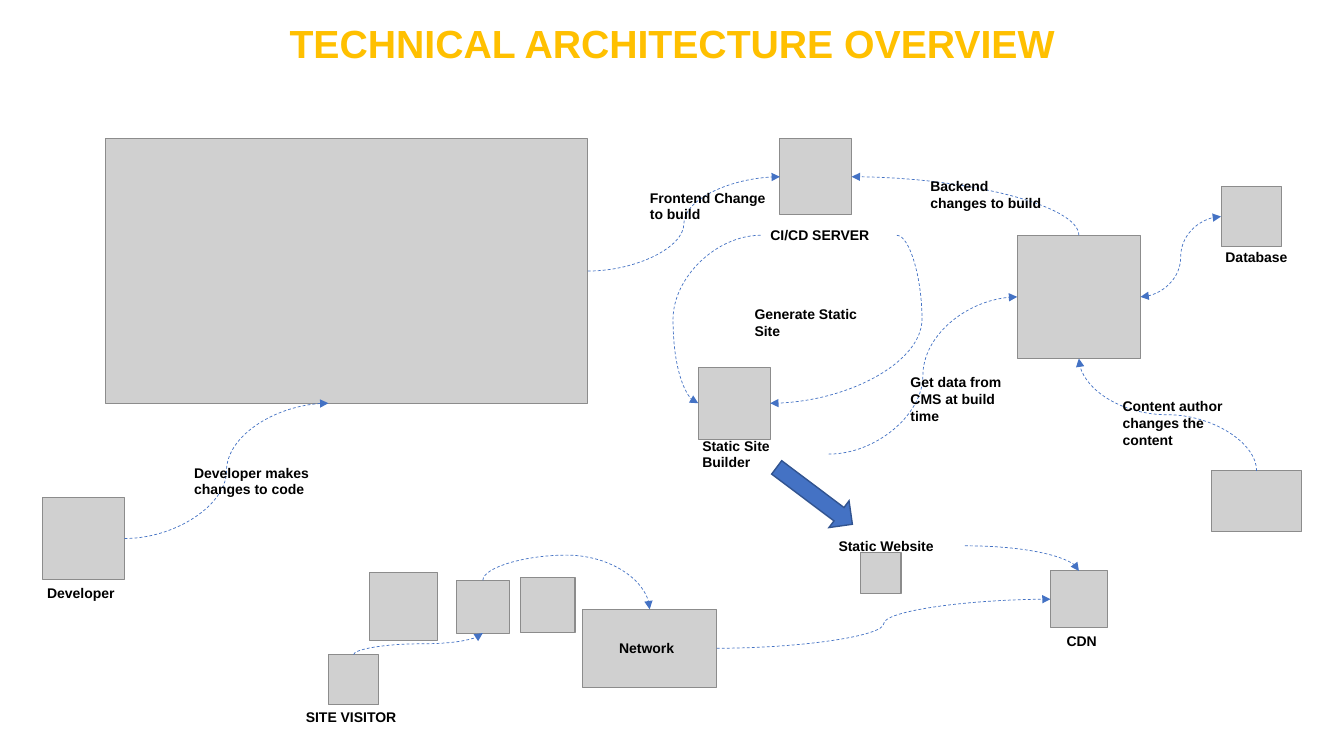
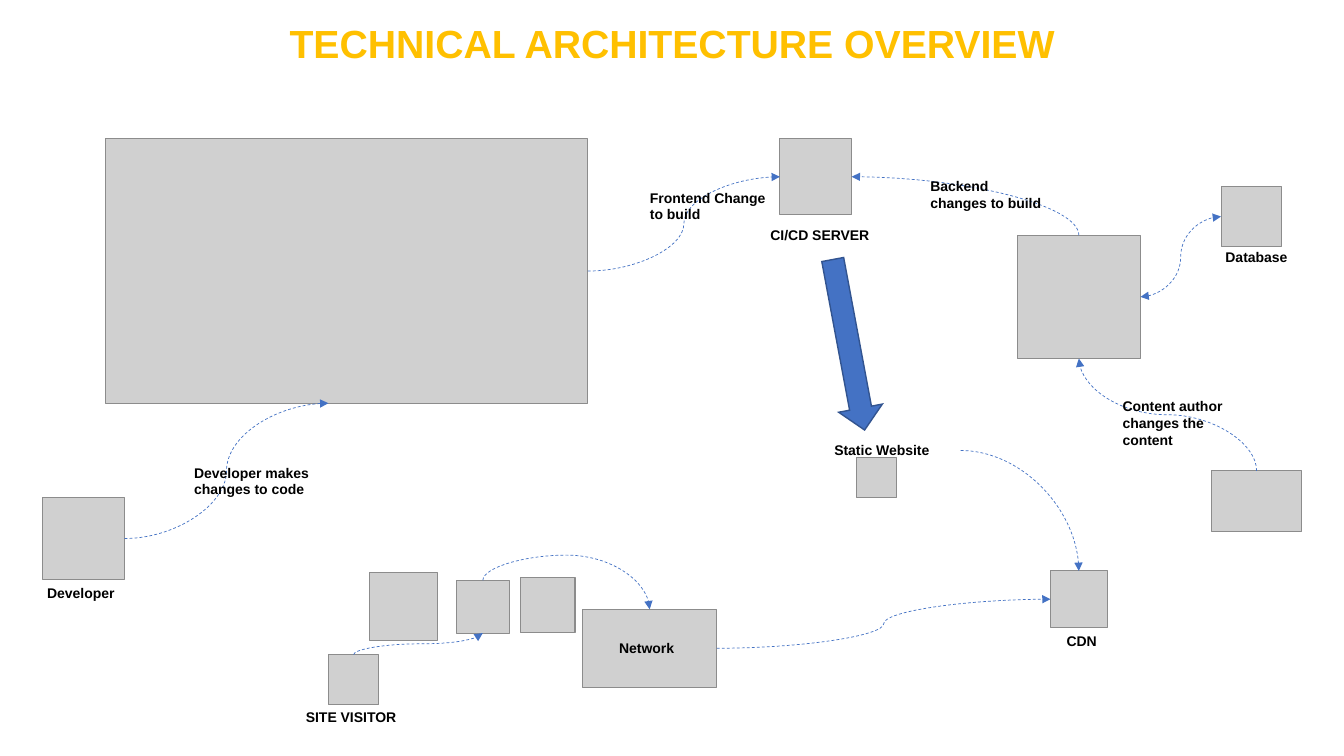
Before and after one commit to nikhil2288/casestudy, a slide deck: slide 7 of CASE_STUDY_RACING_COMPANY.pptx (slide 10 before the commit). Drawn at 1344x756 pixels with LibreOffice and Linux fonts; fonts in the diff are those of the drawing; grey boxes stand for pictures. Boxes give left, top, right and bottom in pixels: in the first picture for what was removed or moved away, otherwise in the second. Text is boxed around its words. In the diff, an @@ line names an element or a change of style, - is before the commit and + after.

```diff
--- a/CASE_STUDY_RACING_COMPANY.pptx
+++ b/CASE_STUDY_RACING_COMPANY.pptx
@@ curved arrow removed from (760, 235) to (699, 403) @@
@@ curved arrow removed from (897, 235) to (770, 403) @@
@@ down arrow at <box>811,256,887,434</box>: rotation 306 to 349 degrees @@
@@ curved arrow removed from (829, 455) to (1017, 297) @@
@@ text removed at <box>755,309,857,336</box> @@
-Generate Static Site
@@ picture removed at <box>699,367,770,439</box> @@
@@ text removed at <box>910,377,1001,421</box> @@
-Get data from CMS at build time
@@ text removed at <box>702,439,770,467</box> @@
-Static Site Builder
@@ text "Static Website": place and size @@
-text "Static Website" at <box>839,541,933,555</box>
+text "Static Website" at <box>834,445,929,459</box>
@@ picture: place and size @@
-picture at <box>861,554,901,594</box>
+picture at <box>857,458,897,498</box>
@@ curved arrow moved from (965, 545) - (1079, 571) to (961, 451) - (1079, 571) @@
```
Also in this commit, not shown: 4 other slides changed, 6 slides added.
